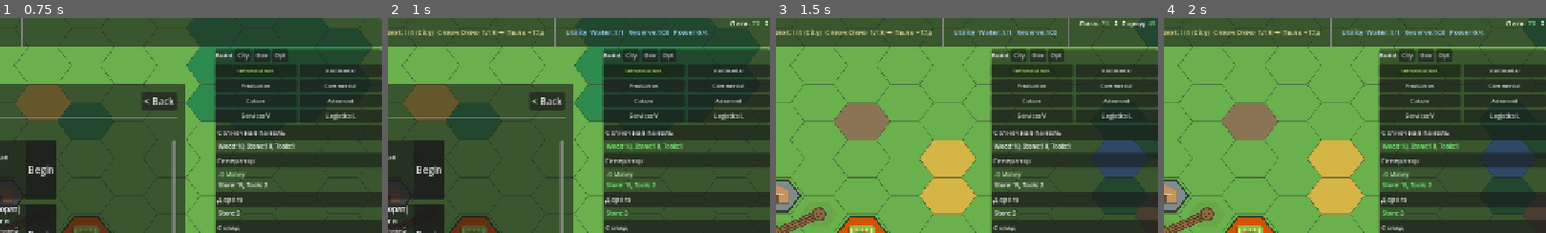
Above: before the commit, frames 1-4 (left to right).
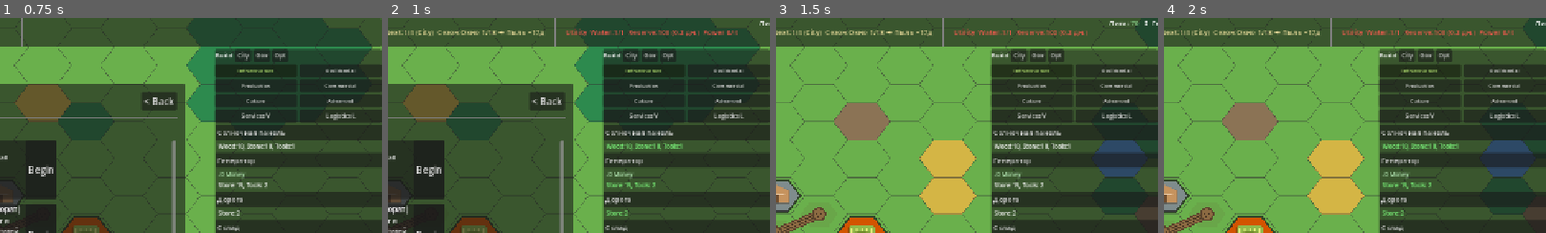
Above: after the commit, the same moments.

Repository: Gaefa/Gamefication
Game: Godot game, scene res://scenes/main.tscn
Two runs of this game, one before a commit and one after it. Both use one fixed random seed, a clock stepped at 60 frames per second and the inputs below.
Inputs:
- Up to frame 1 (0.75 s): click "NEW CAMPAIGN" at 0.5 s
- Up to frame 2 (1 s): no input
- Up to frame 3 (1.5 s): click "Begin" at 1.25 s
- Up to frame 4 (2 s): no input
The pictures show only the part of the screen within x 50-100%, y 0-50%; the shares and areas given below are measured in that part.

Frame 1 is identical in both runs. In frame 2, 0.9% of the frame differs, in the area x 46-100%, y 1-9%; in frame 3, 0.9%, in the area x 46-100%, y 0-14%; in frame 4, 0.9%.

Commit message:
feat(ui): map pins for no power and weak напор; water in days on the HUD
Two readability gaps left by this session's systems:

- Problem pins (Bible §20.4, GDD §8.4) knew about damage, issues, roads, water coverage
  and an empty reserve — but not the two newest problems. Buildings shed by the power
  director now show "E", and covered water consumers on a weak branch show "P" (checked
  after "no coverage" and "empty reserve", which are worse). The pressure pin reads the
  orchestrator's CoverageMap, so it matches the simulation exactly.
- The HUD showed the raw water reserve. GDD §5 / UX §3.2 make "days of water" the
  headline survival figure: the utility block now reads "Reserve: N (X дн.)" and turns
  yellow under 5 days and red under 2. The figure comes from a new public
  WaterPanel.water_days(), shared with the water panel's own estimate.

Verified: main scene boots headless clean; the real-loop smoke test (HUD and overlay
running every frame) still plays to a finale on day 26 with no script errors.

Co-Authored-By: Claude Opus 5 <noreply@anthropic.com>

Diff:
--- a/godot/scripts/autoload/water_panel.gd
+++ b/godot/scripts/autoload/water_panel.gd
@@ -114,6 +114,15 @@
 	return result
 
 
+## Days of autonomy at the current draw — also the HUD's headline water figure (GDD §5).
+## INF when nothing draws water.
+func water_days() -> float:
+	var gross_day: float = _gross_daily_consumption()
+	if gross_day <= 0.0:
+		return INF
+	return GameStateStore.get_resource("res_water_stockpile") / gross_day
+
+
 func _gross_daily_consumption() -> float:
 	var water_mult: float = (GameStateStore.climate().get("modifiers", {}) as Dictionary).get("water_mult", 1.0) as float
 	var per_tick: float = 0.0
--- a/godot/scripts/scenes/hud_root.gd
+++ b/godot/scripts/scenes/hud_root.gd
@@ -252,13 +252,23 @@
 	var water_ok: int = utility_stats.get("residential_watered", 0) as int
 	var power_total: int = utility_stats.get("power_users", 0) as int
 	var power_ok: int = utility_stats.get("power_covered", 0) as int
-	_utility_label.text = "%s  %s  %s:%d%s" % [
+	# Water "in days" is the headline survival figure (GDD §5, UX §3.2): green > 5, yellow 2–5, red < 2.
+	var days: float = WaterPanel.water_days()
+	_utility_label.text = "%s  %s  %s:%d (%s %s)%s" % [
 		Localization.t("ui.utility.title", "Utility"),
 		_coverage_ratio_text(Localization.t("ui.flow.water", "Water"), water_ok, water_total),
 		Localization.t("ui.city.water_reserve_short", "Reserve"),
 		int(_resource_value("res_water_stockpile", "water_res")),
+		"∞" if is_inf(days) else "%.1f" % days,
+		Localization.t("ui.water.days_short", "дн."),
 		_power_readout(),
 	]
+	var days_color := Color(0.65, 0.85, 1.0)
+	if days < 2.0:
+		days_color = Color(0.95, 0.35, 0.3)
+	elif days < 5.0:
+		days_color = Color(0.95, 0.8, 0.3)
+	_utility_label.add_theme_color_override("font_color", days_color)
 
 	# --- The two masters (the vice: League ↕ City) + pressure ---
 	# This is what the player is actually fighting: keeping both high is impossible.
--- a/godot/scripts/scenes/overlay_layer.gd
+++ b/godot/scripts/scenes/overlay_layer.gd
@@ -215,6 +215,9 @@
 		return {"icon": "!", "label": "issue", "color": Color(1.0, 0.75, 0.15, 1.0)}
 	if _building_needs_road(def) and not _has_road_neighbor(coord):
 		return {"icon": "R", "label": "road", "color": Color(1.0, 0.2, 0.1, 1.0)}
+	# Shed by the power director (GDD §8.4: "нет электричества").
+	if not (bld.get("powered", true) as bool):
+		return {"icon": "E", "label": "power", "color": Color(0.95, 0.72, 0.1, 1.0)}
 
 	var data: Dictionary = _merged_building_data(type_id, bld.get("level", 0) as int)
 	var consumes: Dictionary = data.get("consumes", {})
@@ -224,7 +227,18 @@
 		var water_stock: float = GameStateStore.get_resource("res_water_stockpile")
 		if water_stock <= 0.0:
 			return {"icon": "W", "label": "stock", "color": Color(0.05, 0.35, 0.95, 1.0)}
+		if _is_weak_pressure(coord):
+			return {"icon": "P", "label": "pressure", "color": Color(0.45, 0.75, 1.0, 1.0)}
 	return {}
+
+
+func _is_weak_pressure(coord: Vector2i) -> bool:
+	## Weak напор on a far or overloaded branch — partial supply (GDD §6.1).
+	var scene: Node = get_tree().current_scene
+	if scene == null or not scene.has_method("get_orchestrator"):
+		return false
+	var orch: GameOrchestrator = scene.call("get_orchestrator") as GameOrchestrator
+	return orch != null and orch.coverage.water_pressure(coord) < 0.8
 
 
 func _merged_building_data(type_id: String, level: int) -> Dictionary:
